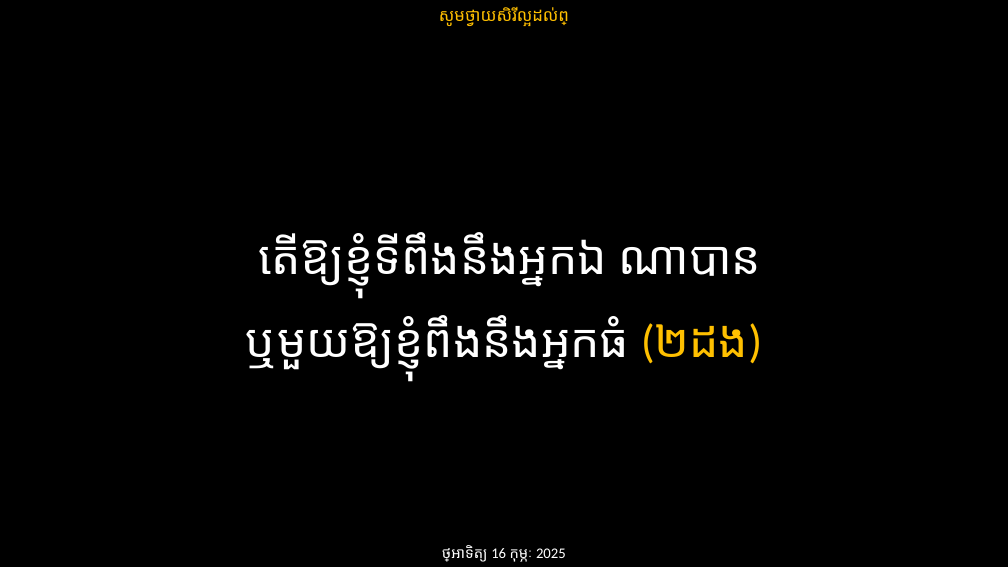
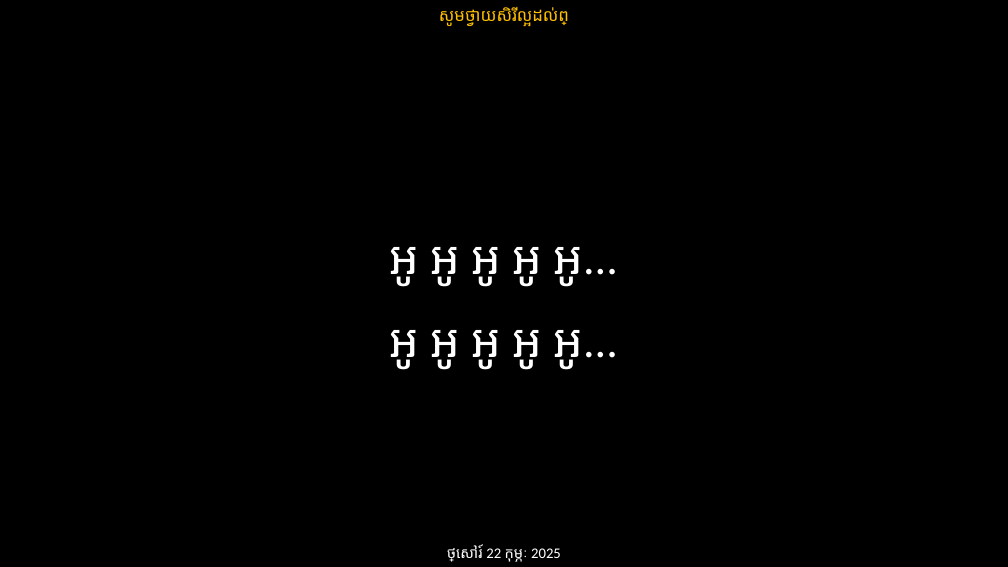
Before and after one commit to phearak2003/youth_worship, a slide deck: slide 13 of Youth Worship.pptx (slide 6 before the commit). Drawn at 1008x567 pixels with LibreOffice and Linux fonts; fonts in the diff are those of the drawing. Boxes give left, top, right and bottom in pixels: in the first picture for what was removed or moved away, otherwise in the second. Text is boxed around its words. In the diff, an @@ line names an element or a change of style, - is before the commit and + after.

```diff
--- a/Youth Worship.pptx
+++ b/Youth Worship.pptx
@@ text at [390,247,618,369]: text changed @@
-តើឱ្យខ្ញុំទីពឹងនឹងអ្នកឯ ណាបាន
-ឬមួយឱ្យខ្ញុំពឹងនឹងអ្នកធំ (២ដង)
+អូ អូ អូ អូ អូ...
+អូ អូ អូ អូ អូ...
@@ text at [447,545,561,562]: text changed @@
-ថ្ងៃអាទិត្យ 16 កុម្ភៈ 2025
+ថ្ងៃសៅរ៍ 22 កុម្ភៈ 2025
```
Also in this commit, not shown: 36 other slides changed, 3 slides added, 14 slides removed.
